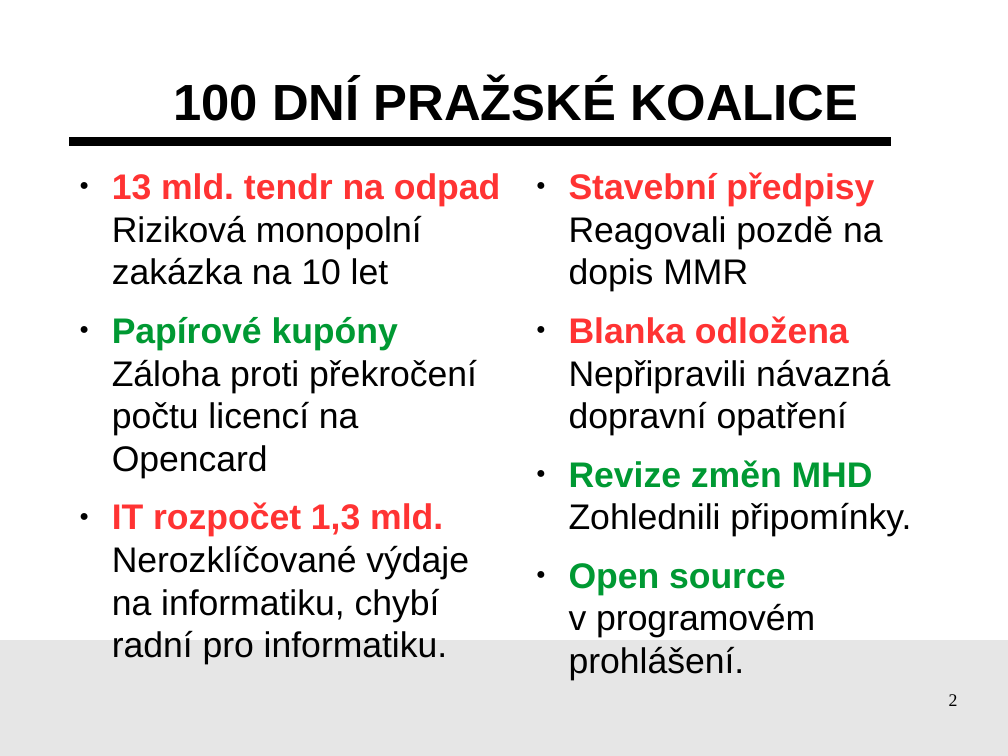
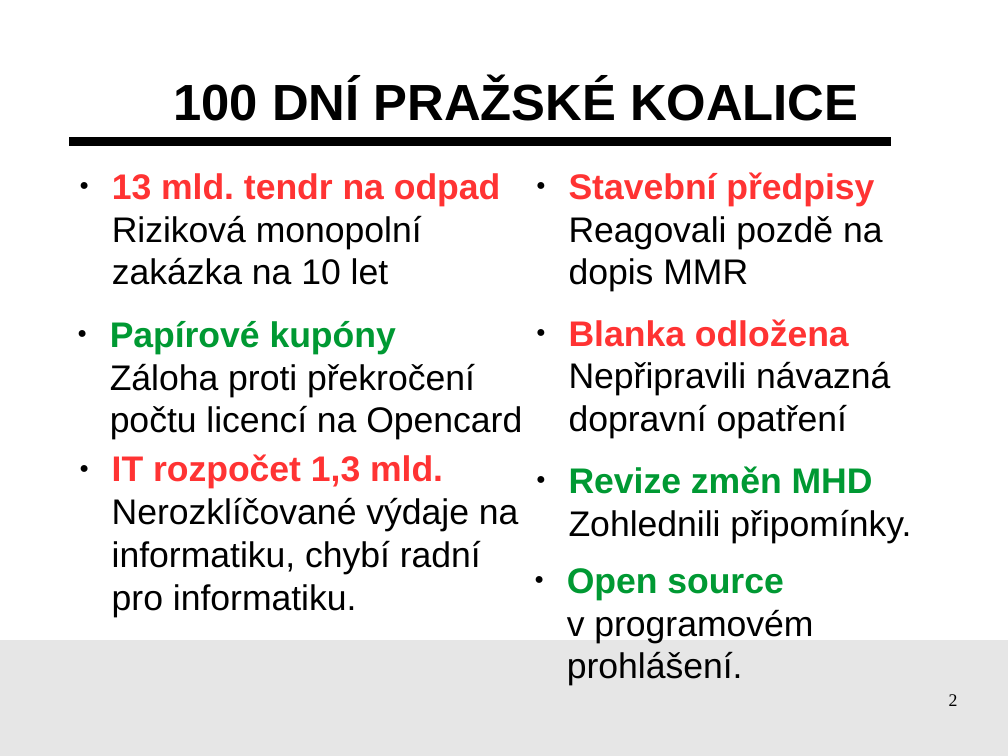
Before and after one commit to pirati-cz/KlubPraha, a slide deck: slide 2 of prezentace/2015/prezentace.odp. Drawn at 1008x756 pixels with LibreOffice and Linux fonts; fonts in the diff are those of the drawing; background and template pictures are left out. Boxes give left, top, right and bottom in pixels: in the first picture for what was removed or moved away, otherwise in the second. Text is boxed around its words. In the diff, an @@ line names an element or a change of style, - is before the commit and + after.

```diff
--- a/prezentace/2015/prezentace.odp
+++ b/prezentace/2015/prezentace.odp
@@ text added at [110, 321, 522, 440], 28 pt, text #000000 @@
+● Papírové kupóny
+  Záloha proti překročení počtu licencí na Opencard
@@ text at [112, 317, 477, 622]: paragraphs removed @@
-● Papírové kupóny
-  Záloha proti překročení počtu licencí na Opencard
-● IT rozpočet 1,3 mld.
-  Nerozklíčované výdaje na informatiku, chybí radní pro informatiku.
@@ text at [569, 316, 911, 638]: paragraphs removed @@
-● Blanka odložena
-  Nepřipravili návazná dopravní opatření
-● Revize změn MHD
-  Zohlednili připomínky.
-● Open source v programovém prohlášení.
@@ text added at [569, 319, 890, 438], 28 pt, text #000000 @@
+● Blanka odložena
+  Nepřipravili návazná dopravní opatření
@@ text added at [112, 454, 519, 617], 28 pt, text #000000 @@
+● IT rozpočet 1,3 mld.
+  Nerozklíčované výdaje na informatiku, chybí radní pro informatiku.
@@ text added at [569, 466, 911, 543], 28 pt, text #000000 @@
+● Revize změn MHD
+  Zohlednili připomínky.
@@ text added at [567, 568, 813, 686], 28 pt, text #000000 @@
+● Open source v programovém prohlášení.
```
Also in this commit, not shown: 3 other slides changed, 5 other files.
